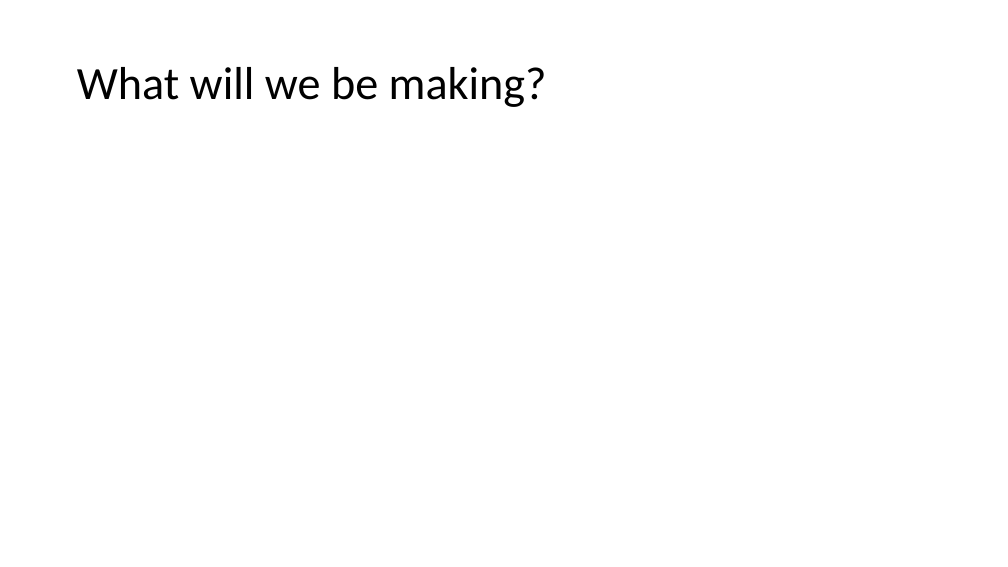
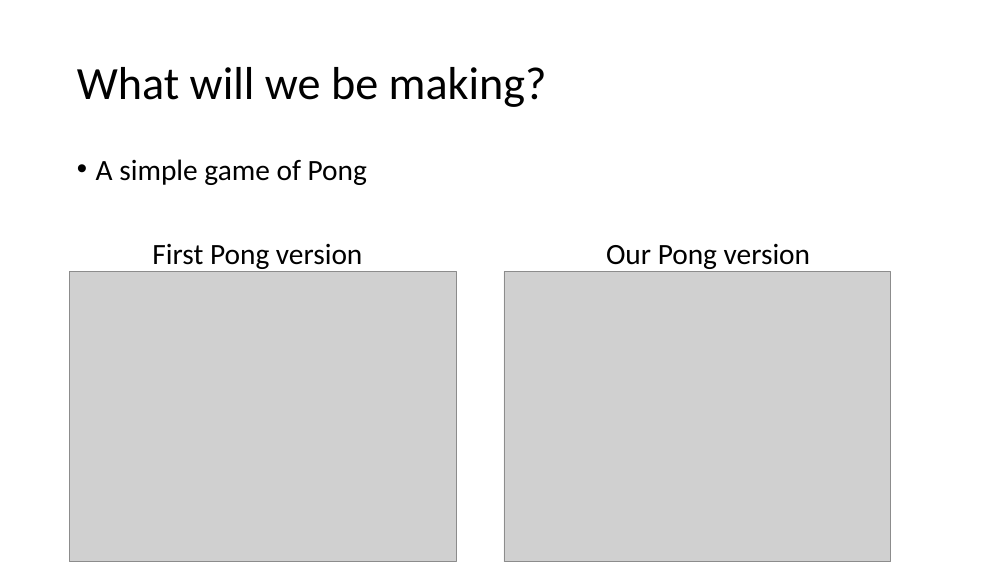
Before and after one commit to elvissomers/phaser-pong, a slide deck: slide 4 of Phaser Presentation.pptx. Drawn at 1008x567 pixels with LibreOffice and Linux fonts; fonts in the diff are those of the drawing; grey boxes stand for pictures. Boxes give left, top, right and bottom in pixels: in the first picture for what was removed or moved away, otherwise in the second. Text is boxed around its words. In the diff, an @@ line names an element or a change of style, - is before the commit and + after.

Commit message:
Updated presentation

```diff
--- a/Phaser Presentation.pptx
+++ b/Phaser Presentation.pptx
@@ text added at [96, 159, 810, 272], 28 pt, text #000000 @@
+• A simple game of Pong
+First Pong version Our Pong version
@@ picture added at [70, 271, 457, 562] @@
@@ picture added at [504, 271, 892, 562] @@
```
Also in this commit, not shown: 1 other file.
